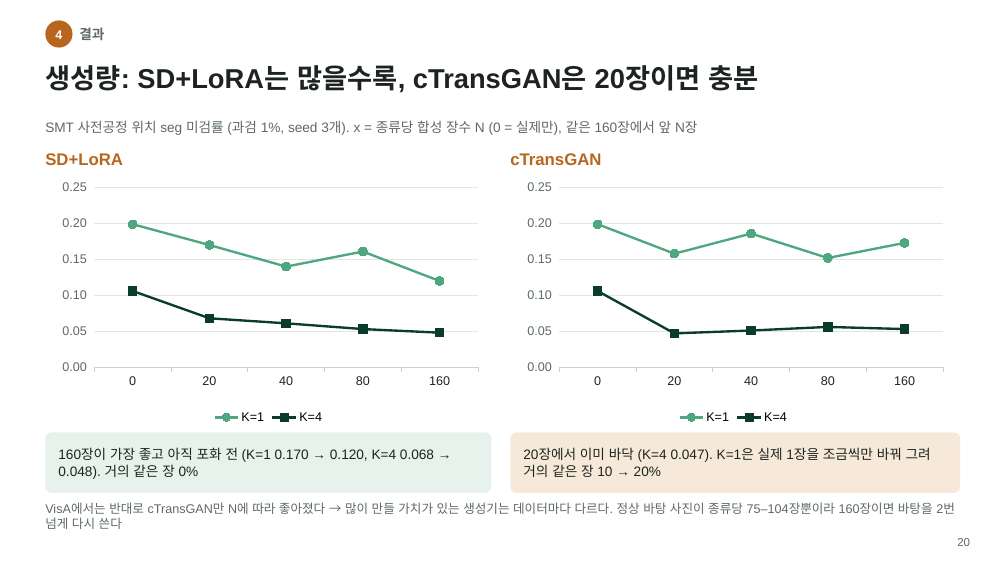
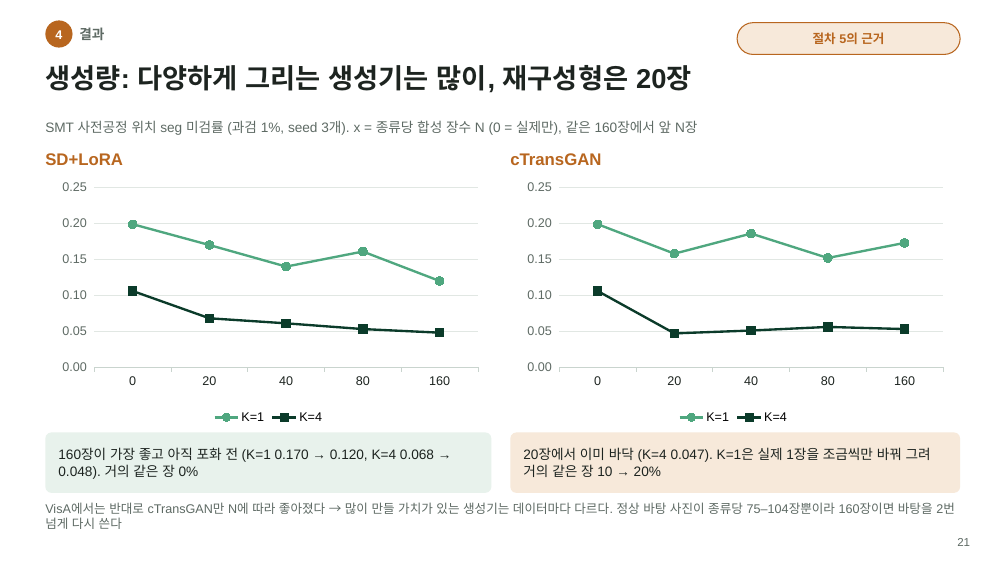
Before and after one commit to Junho-YEO-maker/26_2_DeepLearning, a slide deck: slide 21 of PCB_AD_presentation.pptx (slide 20 before the commit). Drawn at 1008x567 pixels with LibreOffice and Linux fonts; fonts in the diff are those of the drawing. Boxes give left, top, right and bottom in pixels: in the first picture for what was removed or moved away, otherwise in the second. Text is boxed around its words. In the diff, an @@ line names an element or a change of style, - is before the commit and + after.

```diff
--- a/PCB_AD_presentation.pptx
+++ b/PCB_AD_presentation.pptx
@@ rounded rectangle added at (737, 23, 960, 54), fill #F7E9DA, outline #B8661F 1 pt, 12 pt, text #B8661F, bold @@
+절차 5의 근거
@@ title at (45, 65, 692, 93): text changed @@
-생성량: SD+LoRA는 많을수록, cTransGAN은 20장이면 충분
+생성량: 다양하게 그리는 생성기는 많이, 재구성형은 20장
@@ text at (957, 538, 970, 546): text changed @@
-20
+21
```
Also in this commit, not shown: 25 other slides changed, 2 slides added, 2 other files.
